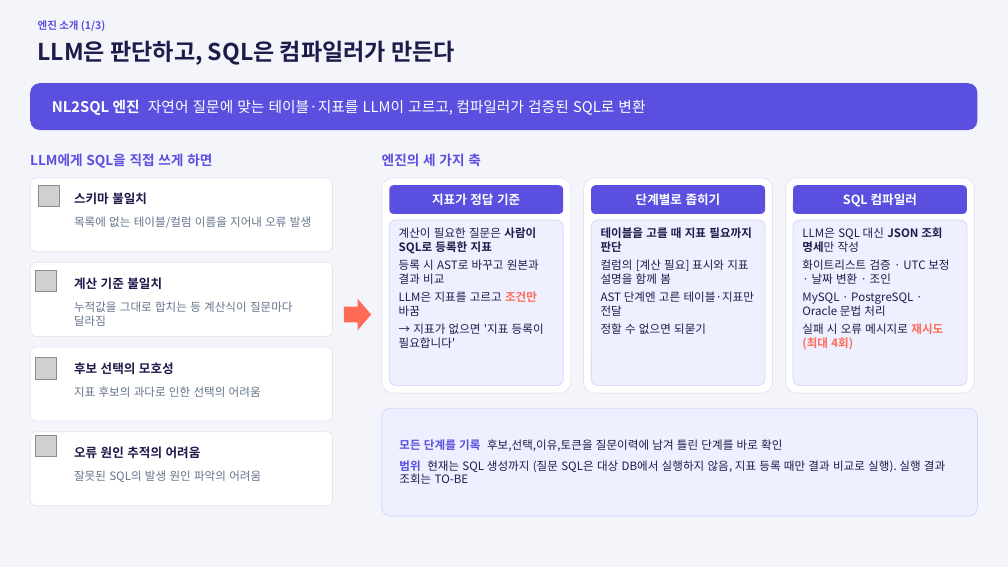
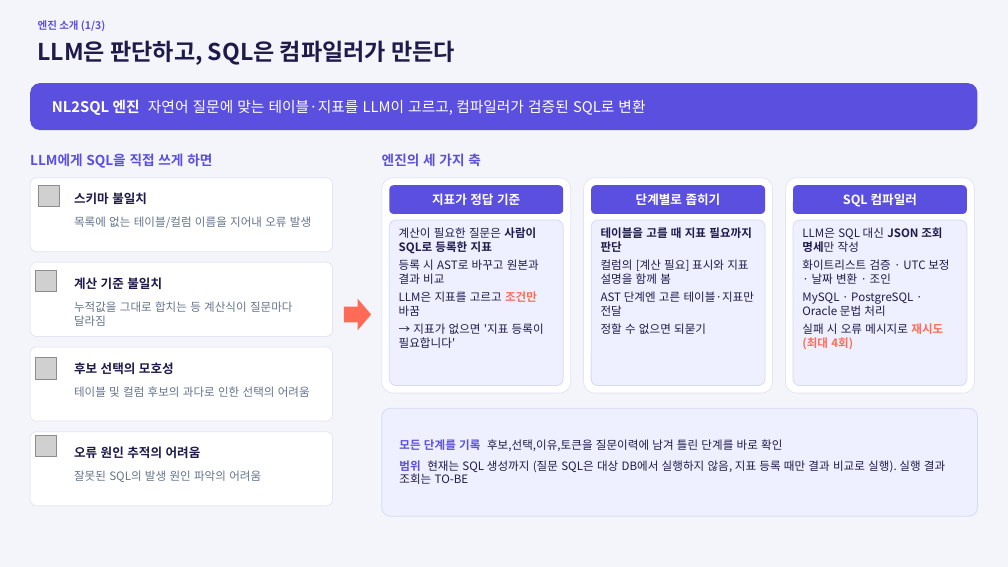
Before and after one commit to kimaab/nl2sql, a slide deck: slide 2 of docs/NL2SQL-메타정보-설계.pptx. Drawn at 1008x567 pixels with LibreOffice and Linux fonts; fonts in the diff are those of the drawing; grey boxes stand for pictures. Boxes give left, top, right and bottom in pixels: in the first picture for what was removed or moved away, otherwise in the second. Text is boxed around its words. In the diff, an @@ line names an element or a change of style, - is before the commit and + after.

```diff
--- a/docs/NL2SQL-메타정보-설계.pptx
+++ b/docs/NL2SQL-메타정보-설계.pptx
@@ text at (74,386,310,397): text changed @@
-지표 후보의 과다로 인한 선택의 어려움
+테이블 및 컬럼 후보의 과다로 인한 선택의 어려움
```
Also in this commit, not shown: 3 other slides changed, 1 other file.
